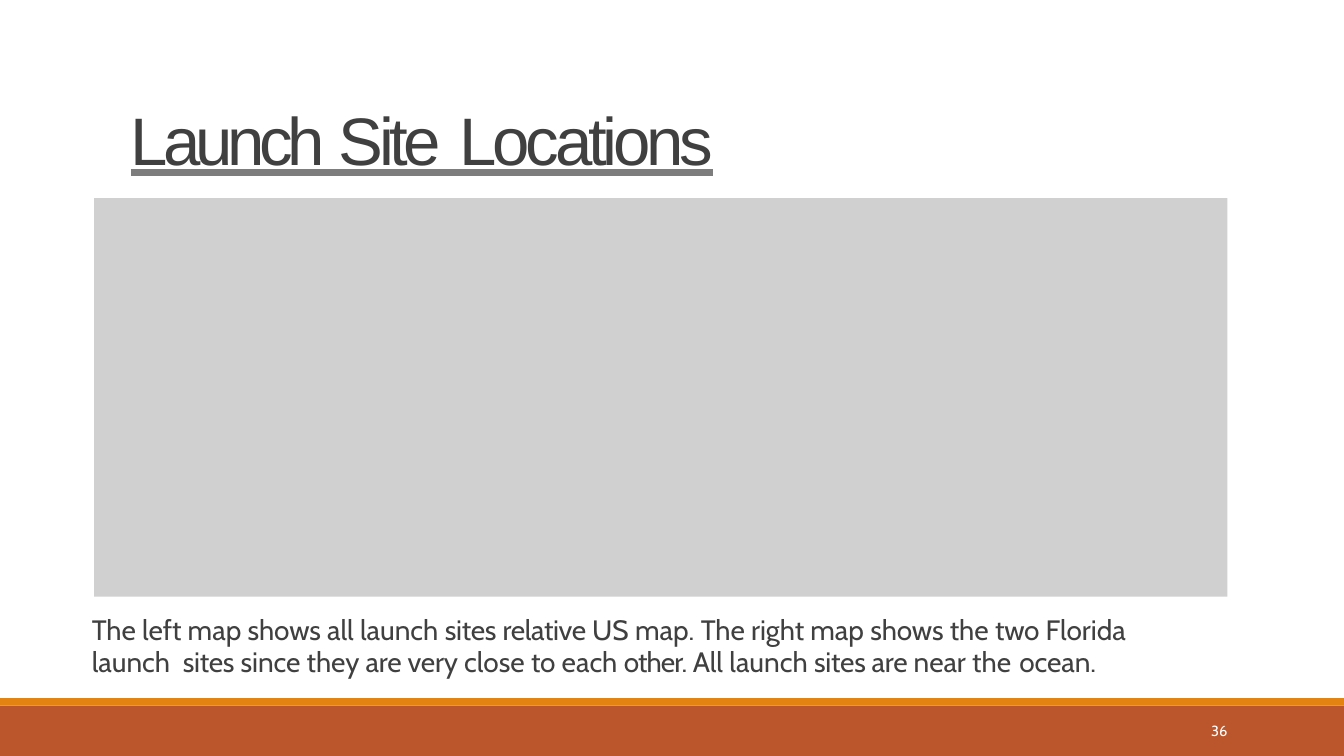
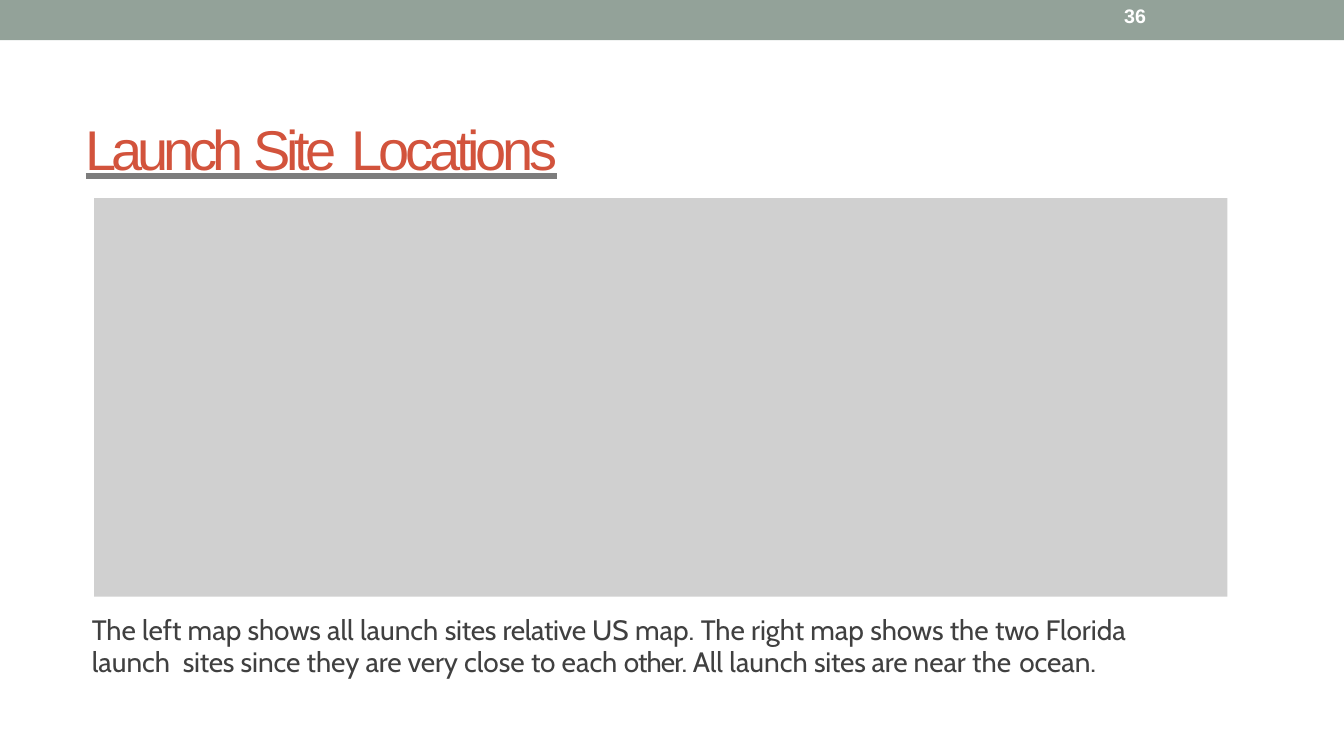
Before and after one commit to aimlresearcher/IBM-Data-Science-Professional-Certificate, a slide deck: slide 36 of COURSE 10 - Applied Data Science Capstone/Week 5 Present Your Data-Driven Insights/Data Science Journey.pptx. Drawn at 1344x756 pixels with LibreOffice and Linux fonts; fonts in the diff are those of the drawing; grey boxes stand for pictures. Boxes give left, top, right and bottom in pixels: in the first picture for what was removed or moved away, otherwise in the second. Text is boxed around its words. In the diff, an @@ line names an element or a change of style, - is before the commit and + after.

```diff
--- a/COURSE 10 - Applied Data Science Capstone/Week 5 Present Your Data-Driven Insights/Data Science Journey.pptx
+++ b/COURSE 10 - Applied Data Science Capstone/Week 5 Present Your Data-Driven Insights/Data Science Journey.pptx
@@ rectangle added at (x1=0, y1=0, x2=1344, y2=40), fill #93A299 @@
@@ page number moved from (x1=1211, y1=725, x2=1227, y2=736) to (x1=1124, y1=9, x2=1146, y2=23) @@
@@ page number at (x1=1124, y1=9, x2=1146, y2=23): size 10.5 to 14 pt, font Cabin to Arial, bold on; vertical alignment top to middle @@
@@ title "Launch Site Locations" moved from (x1=131, y1=116, x2=713, y2=176) to (x1=86, y1=129, x2=557, y2=179) @@
@@ title "Launch Site Locations" at (x1=86, y1=129, x2=557, y2=179): size 48 to 40 pt, text colour #404040 to #D2533C; vertical alignment top to middle @@
@@ freeform shape removed at (x1=0, y1=706, x2=1344, y2=756) @@
@@ freeform shape removed at (x1=0, y1=699, x2=1344, y2=706) @@
```
Also in this commit, not shown: 45 other slides changed, 1 other file.
